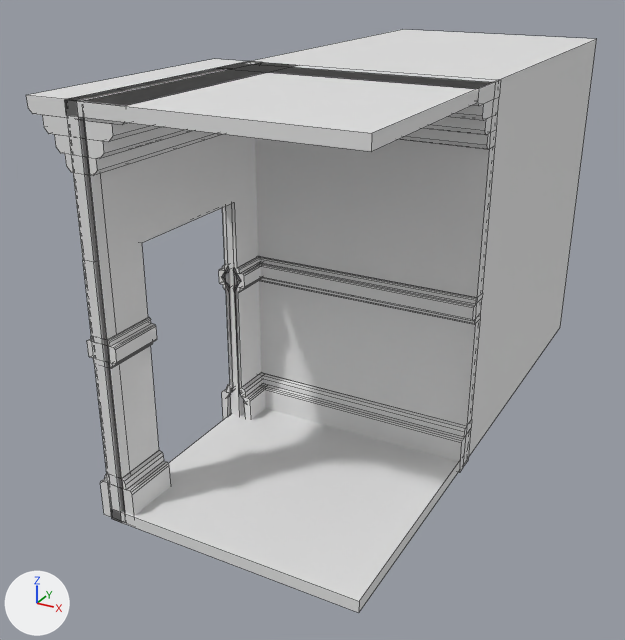
One commit to the FBX model Assets/Models/Room/lateral door.fbx: the scene before it, then after it.
Rendered twice from a 50 mm lens placed at (3.79, -5.86, 3.86), pointed at (0.55, 0.04, 0.91). The axes (+X, +Y, +Z) are drawn at lower left. The lights are the same throughout. Mesh edges are drawn as thin lines. Vertices at the same position are counted once.

Objects in the first picture: 'lateral door'.
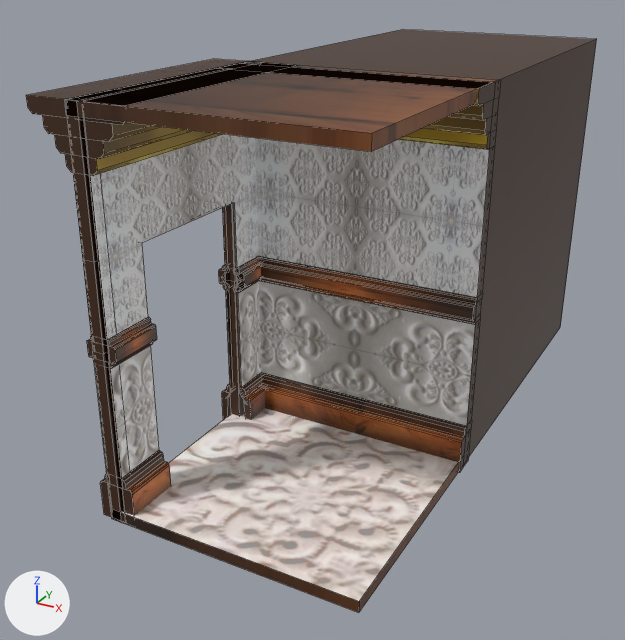
Pixel boxes (x1, y1, x2, y2) of what changed, in the pictures (625 x 640 px):
```json
{"part": 1, "of": "me_plane_008", "change": "built on", "before": [83, 203, 251, 523], "after": [83, 204, 251, 523]}
{"part": 2, "of": "me_plane_008", "change": "surface changed", "before": [65, 29, 597, 516], "after": [65, 29, 597, 516]}
{"part": 3, "of": "me_plane_008", "change": "recoloured", "before": [26, 59, 501, 613], "after": [26, 59, 501, 613], "on screen": "white to brown"}
{"part": 4, "of": "me_plane_008", "change": "recoloured", "before": [90, 134, 490, 340], "after": [90, 134, 490, 340]}
{"part": 5, "of": "me_plane_008", "change": "recoloured", "before": [110, 281, 475, 479], "after": [110, 281, 475, 479]}
{"part": 6, "of": "me_plane_008", "change": "recoloured", "before": [93, 89, 488, 176], "after": [93, 89, 488, 176], "on screen": "grey to brown"}
{"part": 7, "of": "me_plane_008", "change": "recoloured", "before": [121, 408, 459, 601], "after": [121, 408, 459, 601], "on screen": "white to grey"}
```

The change, as JSON lines over the scene's bpy script:
```json
{"op": "add", "block": "img_madera_02_jpeg", "code": ["img_madera_02_jpeg = load_image('madera_02.jpeg', '../../Textures/madera_02.jpeg', 1280, 800, 'sRGB')"]}
{"op": "add", "block": "img_01_png", "code": ["img_01_png = load_image('01.png', '../../Textures/01.png', 1024, 1024, 'sRGB')"]}
{"op": "add", "block": "img_02_png", "code": ["img_02_png = load_image('02.png', '../../Textures/02.png', 1024, 1024, 'sRGB')"]}
{"op": "add", "block": "img_gold_01_jpeg", "code": ["img_gold_01_jpeg = load_image('gold_01.jpeg', '../../Textures/gold_01.jpeg', 626, 267, 'sRGB')"]}
{"op": "add", "block": "mat_wood", "code": ["mat_wood = principled_material('Wood')", "mat_wood.texture = img_madera_02_jpeg"]}
{"op": "add", "block": "mat_cuadritos", "code": ["mat_cuadritos = principled_material('cuadritos')", "mat_cuadritos.texture = img_01_png"]}
{"op": "add", "block": "mat_footer", "code": ["mat_footer = principled_material('footer')", "mat_footer.texture = img_02_png"]}
{"op": "add", "block": "mat_gold", "code": ["mat_gold = principled_material('gold')", "mat_gold.texture = img_gold_01_jpeg"]}
{"op": "add", "block": "mat_rombos", "code": ["mat_rombos = principled_material('rombos')", "mat_rombos.texture = img_02_png"]}
{"block": "me_plane_008", "where": "# used by ob_lateral_door; location = (0.0, 0.0, 0.0)"}
{"op": "remove", "block": "me_plane_008", "code": "me_plane_008.from_pydata(...)  # 872 vertices, 649 faces; spans x -0.32..2.01, y -2.0..3.0, z 0.0..3.0"}
{"op": "add", "block": "me_plane_008", "code": "me_plane_008.from_pydata(...)  # 880 vertices, 656 faces; spans x -0.32..2.01, y -2.0..3.0, z 0.0..3.0"}
{"block": "me_plane_008", "change": "me_plane_008 part 1"}
{"block": "me_plane_008", "change": "10 faces are deleted"}
{"block": "me_plane_008", "change": "8 vertices are added at x 0.0..0.09, y -2.0..0.0, z 1.33..1.36"}
{"block": "me_plane_008", "change": "13 new faces join them, mat_wood (picture img_madera_02_jpeg)"}
{"block": "me_plane_008", "change": "2 new faces join them, mat_rombos (picture img_02_png)"}
{"block": "me_plane_008", "change": "2 new faces join them, mat_footer (picture img_02_png)"}
{"block": "me_plane_008", "change": "me_plane_008 part 2: 219 kept faces spanning x -0.32..2.01, y -2.0..3.0, z 0.0..3.0 get new texture (UV) coordinates"}
{"block": "me_plane_008", "change": "me_plane_008 part 3: 590 faces spanning x -0.32..2.01, y -2.0..3.0, z 0.0..3.0 switch from no material to mat_wood (picture img_madera_02_jpeg)"}
{"block": "me_plane_008", "change": "me_plane_008 part 4: 8 faces spanning x 0.0..2.01, y -2.0..0.01, z 1.46..3.0 switch from no material to mat_rombos (picture img_02_png)"}
{"block": "me_plane_008", "change": "me_plane_008 part 5: 6 faces spanning x 0.0..2.01, y -1.99..0.01, z 0.38..1.25 switch from no material to mat_footer (picture img_02_png)"}
{"block": "me_plane_008", "change": "me_plane_008 part 6: 33 faces spanning x -0.32..2.01, y -1.99..0.01, z 2.56..3.0 switch from no material to mat_gold (picture img_gold_01_jpeg)"}
{"block": "me_plane_008", "change": "me_plane_008 part 7: 2 faces spanning x 0.0..2.0, y -2.0..0.0, z 0.09..2.91 switch from no material to mat_cuadritos (picture img_01_png)"}
```
